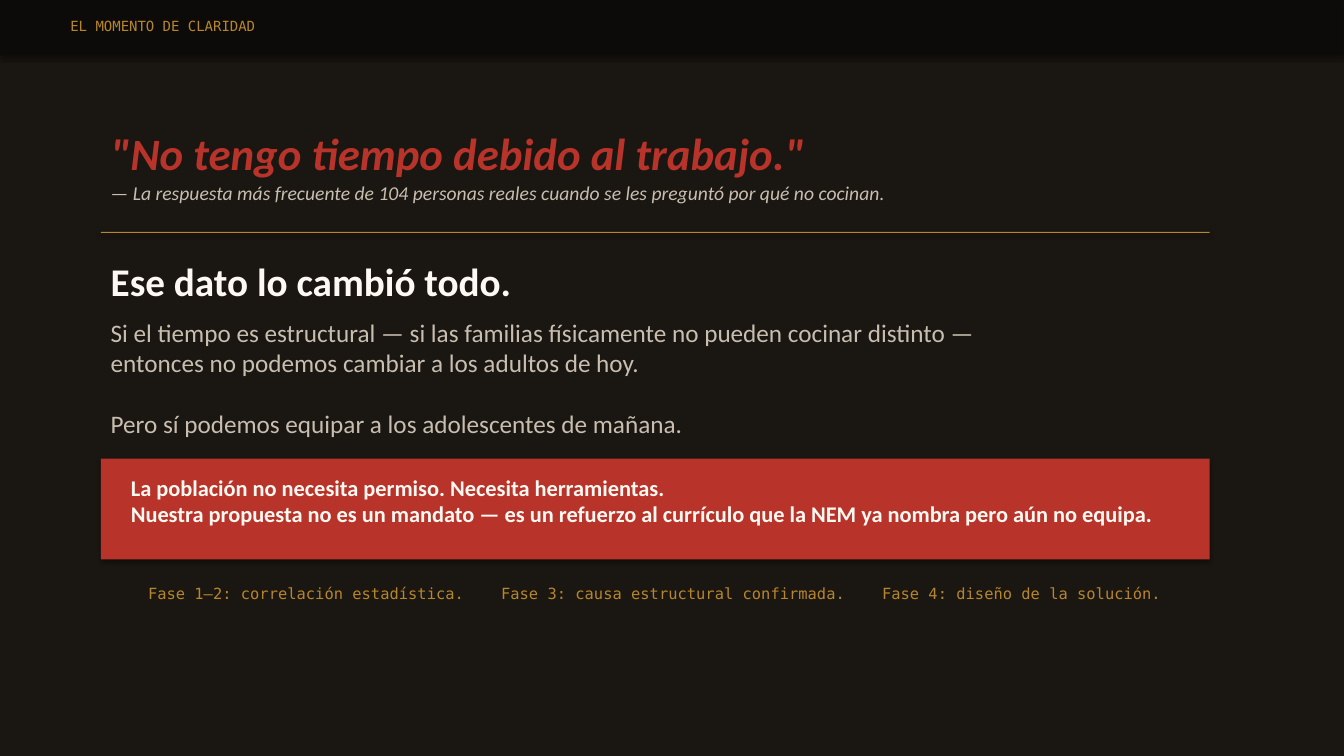
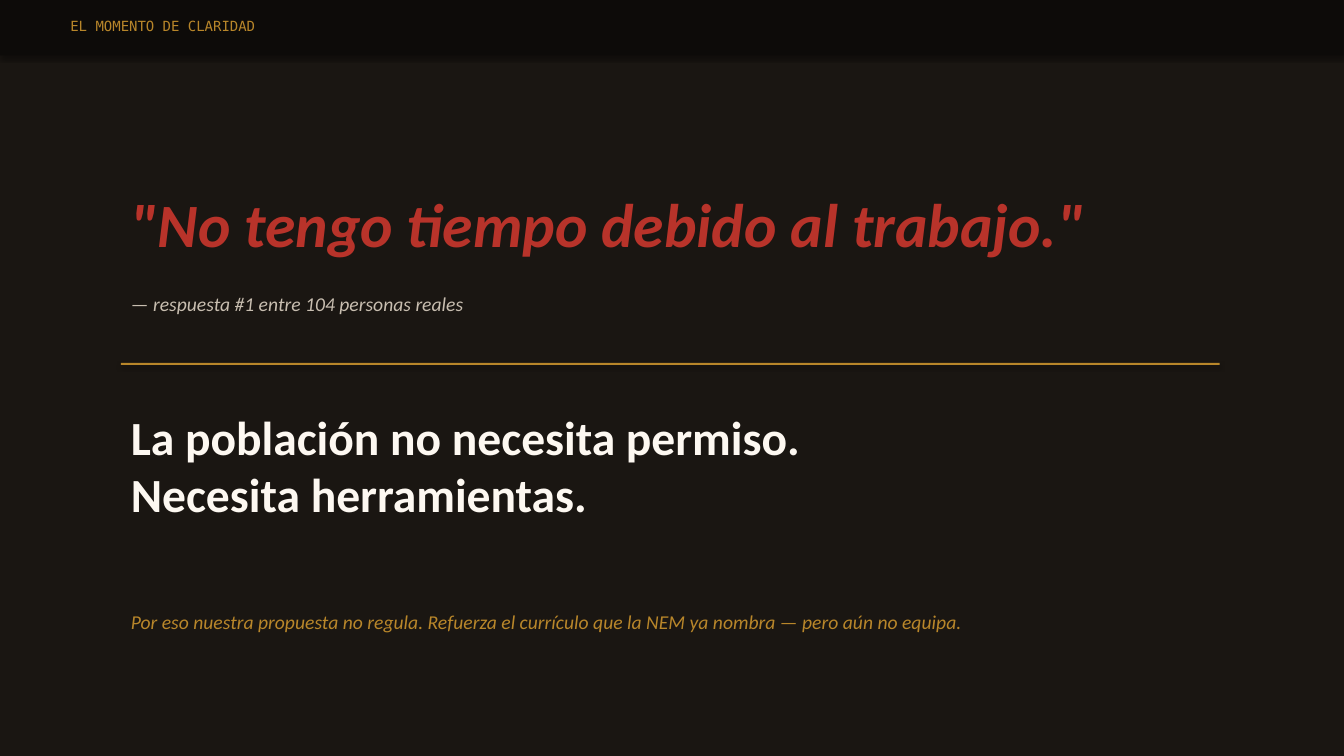
Before and after one commit to torrescarlos021/mit-liftlab-2026, a slide deck: slide 6 of mit-liftlab-2026/MIT_LiftLab_2026_Storytelling.pptx (slide 7 before the commit). Drawn at 1344x756 pixels with LibreOffice and Linux fonts; fonts in the diff are those of the drawing. Boxes give left, top, right and bottom in pixels: in the first picture for what was removed or moved away, otherwise in the second. Text is boxed around its words. In the diff, an @@ line names an element or a change of style, - is before the commit and + after.

```diff
--- a/mit-liftlab-2026/MIT_LiftLab_2026_Storytelling.pptx
+++ b/mit-liftlab-2026/MIT_LiftLab_2026_Storytelling.pptx
@@ text ""No tengo tiempo debido al ...": place and size @@
-text ""No tengo tiempo debido al ..." at (111,138,805,178)
+text ""No tengo tiempo debido al ..." at (131,204,1084,258)
@@ text ""No tengo tiempo debido al ..." at (131,204,1084,258): size 32 to 44 pt @@
@@ text removed at (111,268,511,297) @@
-Ese dato lo cambió todo.
@@ text at (153,297,464,314): text changed @@
-— La respuesta más frecuente de 104 personas reales cuando se les preguntó por qué no cocinan.
+— respuesta #1 entre 104 personas reales
@@ text removed at (111,324,945,437) @@
-Si el tiempo es estructural — si las familias físicamente no pueden cocinar distinto —
-entonces no podemos cambiar a los adultos de hoy.
-Pero sí podemos equipar a los adolescentes de mañana.
@@ rectangle: place and size @@
-rectangle at (101,232,1210,233)
+rectangle at (121,363,1220,365)
@@ text at (131,421,800,513): text changed; size 16 to 34 pt @@
-La población no necesita permiso. Necesita herramientas.
-Nuestra propuesta no es un mandato — es un refuerzo al currículo que la NEM ya nombra pero aún no equipa.
+La población no necesita permiso.
+Necesita herramientas.
@@ rectangle removed at (101,459,1210,560) @@
@@ text removed at (148,587,1161,599) @@
-Fase 1–2: correlación estadística. Fase 3: causa estructural confirmada. Fase 4: diseño de la solución.
@@ text added at (131,615,961,633), 14 pt, text #B8862A, italic @@
+Por eso nuestra propuesta no regula. Refuerza el currículo que la NEM ya nombra — pero aún no equipa.
```
Also in this commit, not shown: 4 other slides changed, 9 slides added, 9 slides removed, 1 other file.
